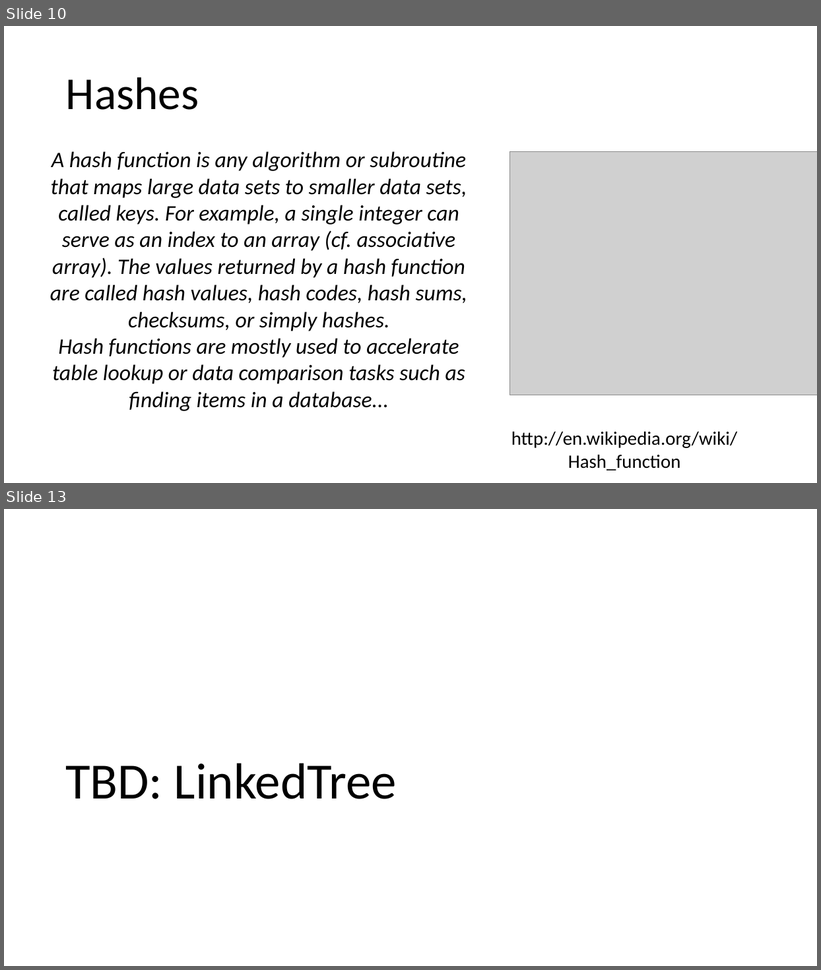
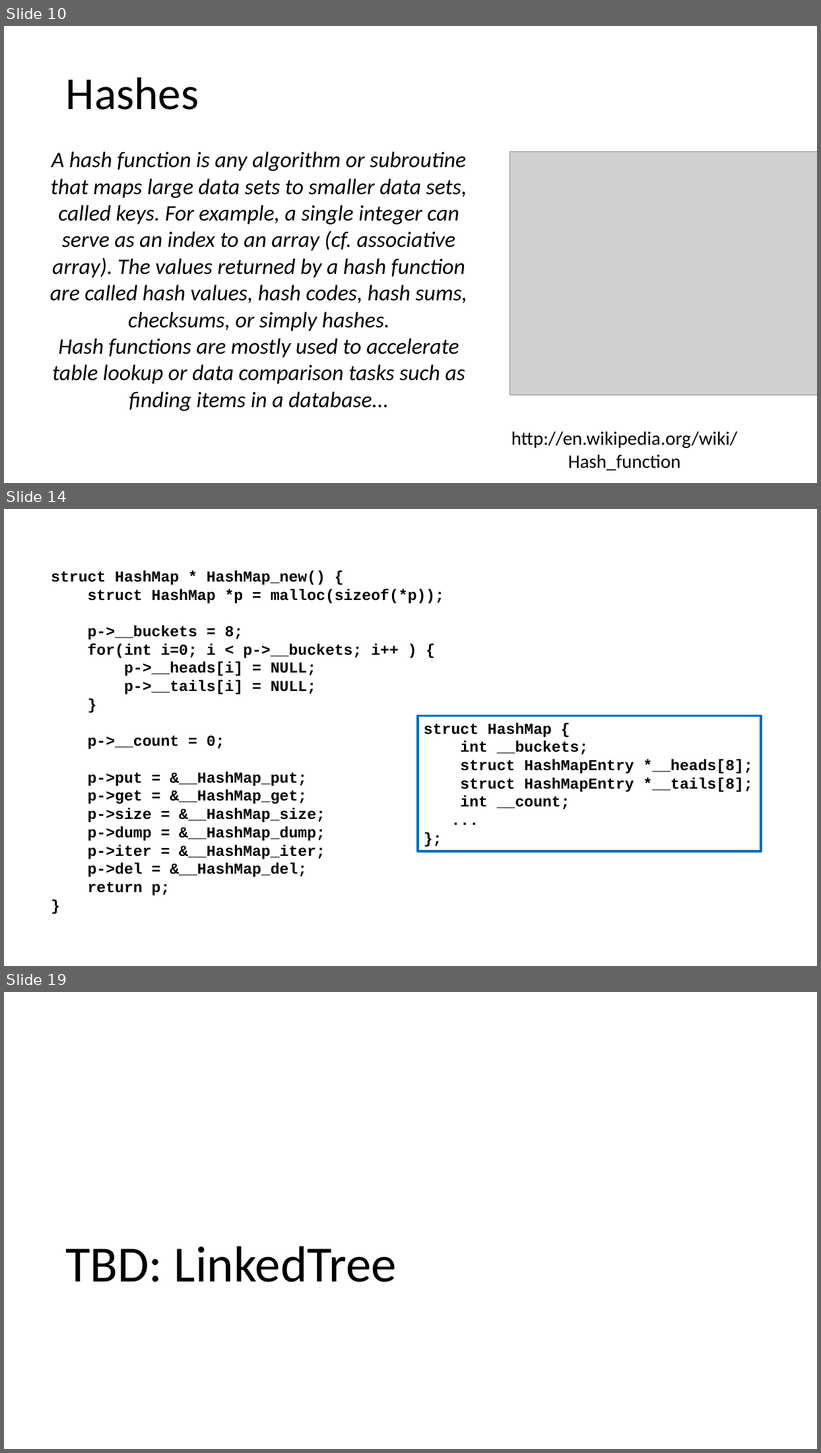
Before and after one commit to csev/cc4e, a slide deck: lectures/CC-05-Trees-Hash.pptx. Shown one above the other, each under a label of ours: slides 10 and 13 before the commit, slides 10, 14 and 19 after it; the slides between them are not shown. The pictures are 821x970 and 821x1453 pixels, drawn with LibreOffice and Linux fonts; fonts in the diff are those of the drawing; grey boxes stand for pictures. Boxes give left, top, right and bottom in pixels: in the first picture for what was removed or moved away, otherwise in the second. Text is boxed around its words. In the diff, an @@ line names an element or a change of style, - is before the commit and + after.

```diff
--- a/lectures/CC-05-Trees-Hash.pptx
+++ b/lectures/CC-05-Trees-Hash.pptx
@@ slide 14 added at [4,509,817,966], background #FFFFFF @@
@@ text added at [51,570,444,896], 18 pt, text #000000, bold @@
+struct HashMap * HashMap_new() {
+struct HashMap *p = malloc(sizeof(*p));
+p->__buckets = 8;
+for(int i=0; i < p->__buckets; i++ ) {
+p->__heads[i] = NULL;
+p->__tails[i] = NULL;
+}
+p->__count = 0;
+p->put = &__HashMap_put;
+p->get = &__HashMap_get;
+p->size = &__HashMap_size;
+p->dump = &__HashMap_dump;
+p->iter = &__HashMap_iter;
+p->del = &__HashMap_del;
+return p;
+}
@@ rectangle added at [418,716,761,851], outline #0070C0 3 pt, 18 pt, text #000000, bold @@
+struct HashMap {
+int __buckets;
+struct HashMapEntry *__heads[8];
+struct HashMapEntry *__tails[8];
+int __count;
+...
+};
@@ what was slide 13 is now slide 19 @@
```
Also in this commit, not shown: 2 slides changed, 5 other slides added.
